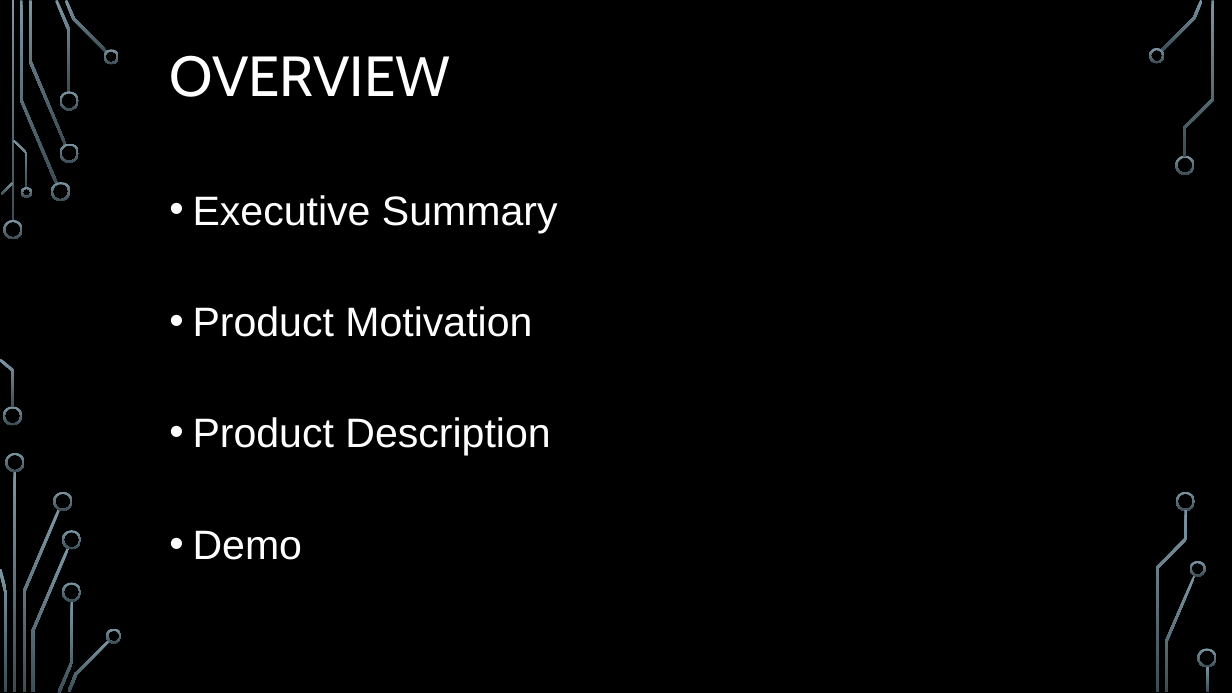
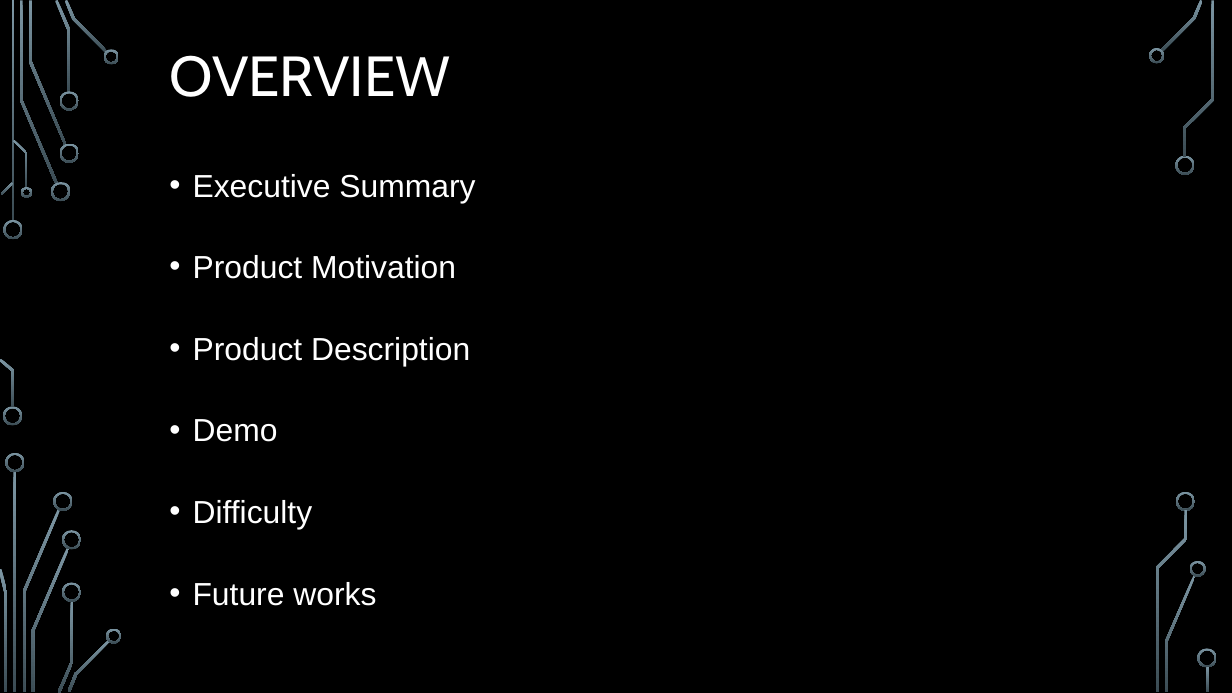
Before and after one commit to kk2250/Project_SRGAN, a slide deck: slide 2 of project_srgan.pptx. Drawn at 1232x693 pixels with LibreOffice and Linux fonts; fonts in the diff are those of the drawing; background and template pictures are left out. Boxes give left, top, right and bottom in pixels: in the first picture for what was removed or moved away, otherwise in the second. Text is boxed around its words. In the diff, an @@ line names an element or a change of style, - is before the commit and + after.

```diff
--- a/project_srgan.pptx
+++ b/project_srgan.pptx
@@ text at [193,174,475,442]: size 32 to 24.8 pt in "Executive Summary", "Product Motivation", "Product Description", "Demo"; line spacing 2 to 1.8 @@
@@ text at [193,500,376,606]: paragraphs added @@
+• Difficulty
+• Future works
```
Also in this commit, not shown: 2 other slides changed, 1 slide added, 14 other files.
